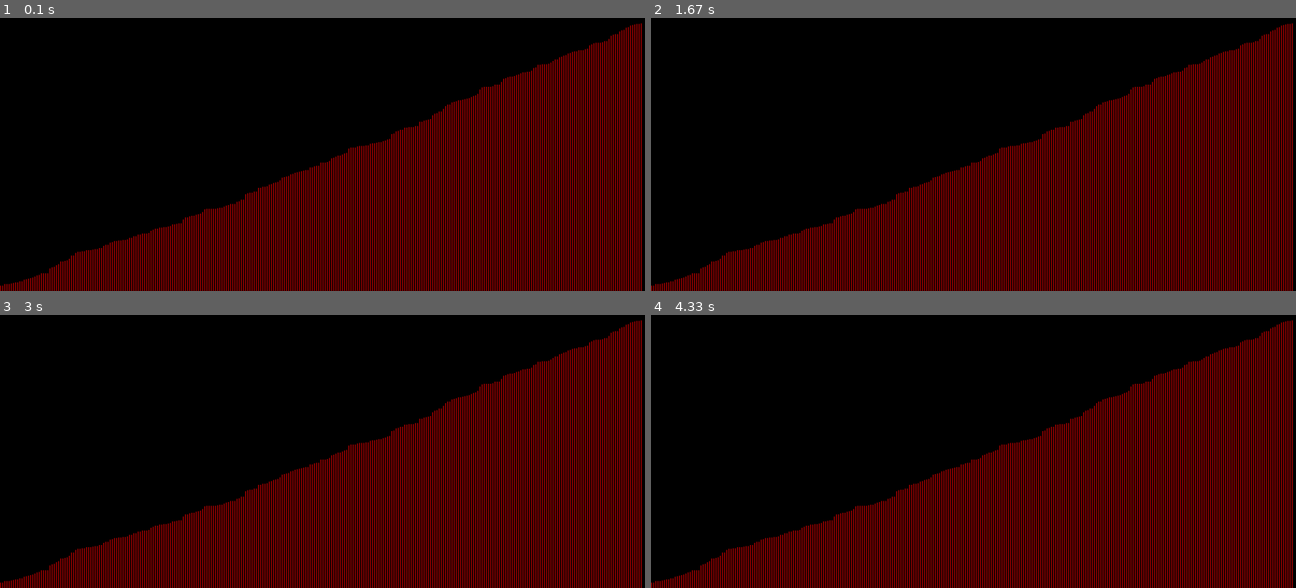
Above: before the commit, frames 1-4 (two rows, left to right).
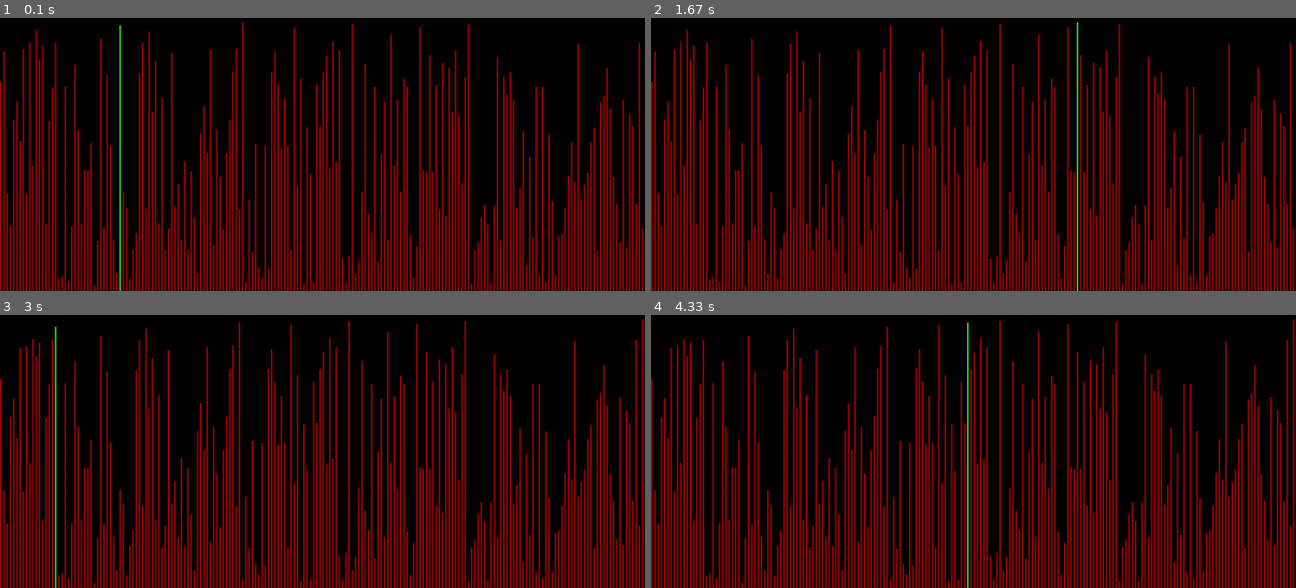
Above: after the commit, the same moments.

Repository: LittleFinchy/mini-pygames
Game: pygame game, started from bub_sort/main.py
Same seed, same stepped clock (60 frames per second), same inputs: the game is played once before the commit and once after it.
Inputs:
- Up to frame 1 (0.1 s): no input
- Up to frame 2 (1.67 s): no input
- Up to frame 3 (3 s): no input
- Up to frame 4 (4.33 s): no input

The runs differ from the first frame. In frame 1, 44% of the frame differs, in the area x 0-100%, y 1-100%; in frame 2, 44%; in frame 3, 44%; in frame 4, 43%.

Commit message:
bub sort update
added animation
added color to show moving line

Diff:
--- a/bub_sort/main.py
+++ b/bub_sort/main.py
@@ -6,7 +6,7 @@
 pygame.init()
 
 win = pygame.display.set_mode((1200,600))
-NUM_OF_STICKS = 300
+NUM_OF_STICKS = 200
 stick_spacing = pygame.display.get_surface().get_size()[0] // NUM_OF_STICKS
 
 sticks = []
@@ -17,16 +17,21 @@
 while run:
 
     for i in range(len(sticks)):
+        #sticks[-i].color = (50,205,50)
         for j in range(len(sticks) - i - 1):
-            sticks[i].show(win)
             if sticks[j] > sticks[j+1]:
-                #sticks[i].color = sticks[i+1].color = (50,205,50)
+                sticks[j+1].color = (50,205,50)
                 sticks[j].h, sticks[j+1].h = sticks[j+1].h, sticks[j].h
 
+                for stick in sticks:
+                    stick.show(win)
+                pygame.display.update()
+                win.fill((0,0,0))
+                sticks[j+1].color = (155,0,0)
 
-    print('did sort')
-    # for stick in sticks:
-    #     stick.show(win)
+
+    for stick in sticks:
+        stick.show(win)
 
 
     for event in pygame.event.get():
